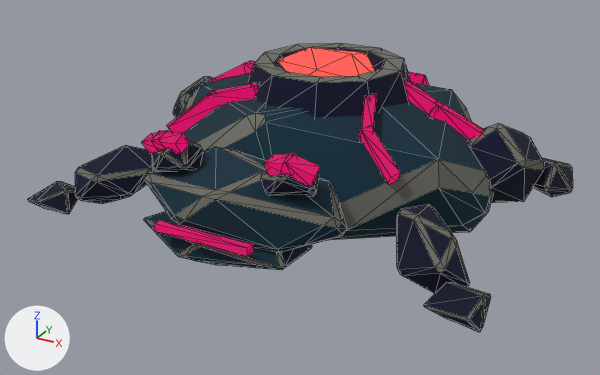
Renders of the glTF model Assets/Models/Enemies/MagmaSpitter.glb from each side of a commit.
Both versions are drawn from a 50 mm lens placed at (0.721, -1.384, 0.703), pointed at (0.007, -0.085, 0.053). The axes (+X, +Y, +Z) are drawn at lower left. The lights are the same throughout. The picture after the commit comes second. Mesh edges are drawn as thin lines. Where no turn or scale is listed for an object, it has been applied to the vertices.

Objects in the first picture: 'Body', 'Core', 'Eye', 'Head', 'Jaw', 'Leg_L1', 'Leg_L2', 'Leg_R1', 'Vent' and 1 more.
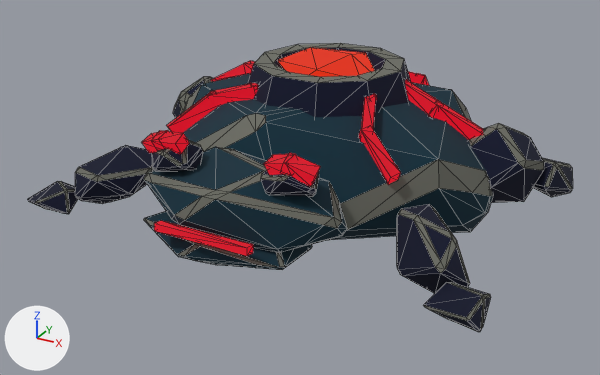
Commit message: Enemies: glow emission refit in game (magenta-red hostile, orange magma core)

Where the change shows, as pixel boxes [x1, y1, x2, y2] in the pictures (600 x 375 px):
'Body', recoloured
    both: [166, 61, 484, 187]
'Head', recoloured
    both: [151, 139, 319, 256]
'Core', recoloured (darker)
    both: [278, 47, 375, 77]
'Eye', recoloured (pink to red)
    both: [142, 130, 321, 187]

Diff of the bpy script that builds the scene:
```diff
--- a/Assets/Models/Enemies/MagmaSpitter.glb.py
+++ b/Assets/Models/Enemies/MagmaSpitter.glb.py
@@ mat_dcx_glow_hostile @@
 n0 = _N.new('ShaderNodeBsdfPrincipled'); n0.name = 'Principled BSDF'
 n0.inputs[2].default_value = 1.0  # 'Roughness'
-n0.inputs[27].default_value = (0.63, 0.0, 0.123, 1.0)  # 'Emission Color', pink #d00062
+n0.inputs[27].default_value = (0.63, 0.00191, 0.0159, 1.0)  # 'Emission Color', red #d00622
 n0.inputs[28].default_value = 1.0  # 'Emission Strength'
@@ mat_dcx_glow_hostile_001 @@
 mat_dcx_glow_hostile_001.roughness = 1.0
-mat_dcx_glow_hostile_001.emission_color = (0.63, 0.0, 0.123)  # pink #d00062
+mat_dcx_glow_hostile_001.emission_color = (0.63, 0.00191, 0.0159)  # red #d00622
 mat_dcx_glow_hostile_001.emission_strength = 1.0
@@ mat_dcx_glow_magma @@
 mat_dcx_glow_magma.roughness = 1.0
-mat_dcx_glow_magma.emission_color = (1.0, 0.0953, 0.0782)  # red #ff574f
+mat_dcx_glow_magma.emission_color = (0.72, 0.0238, 0.00241)  # red #dd2b08
 mat_dcx_glow_magma.emission_strength = 1.09
```
